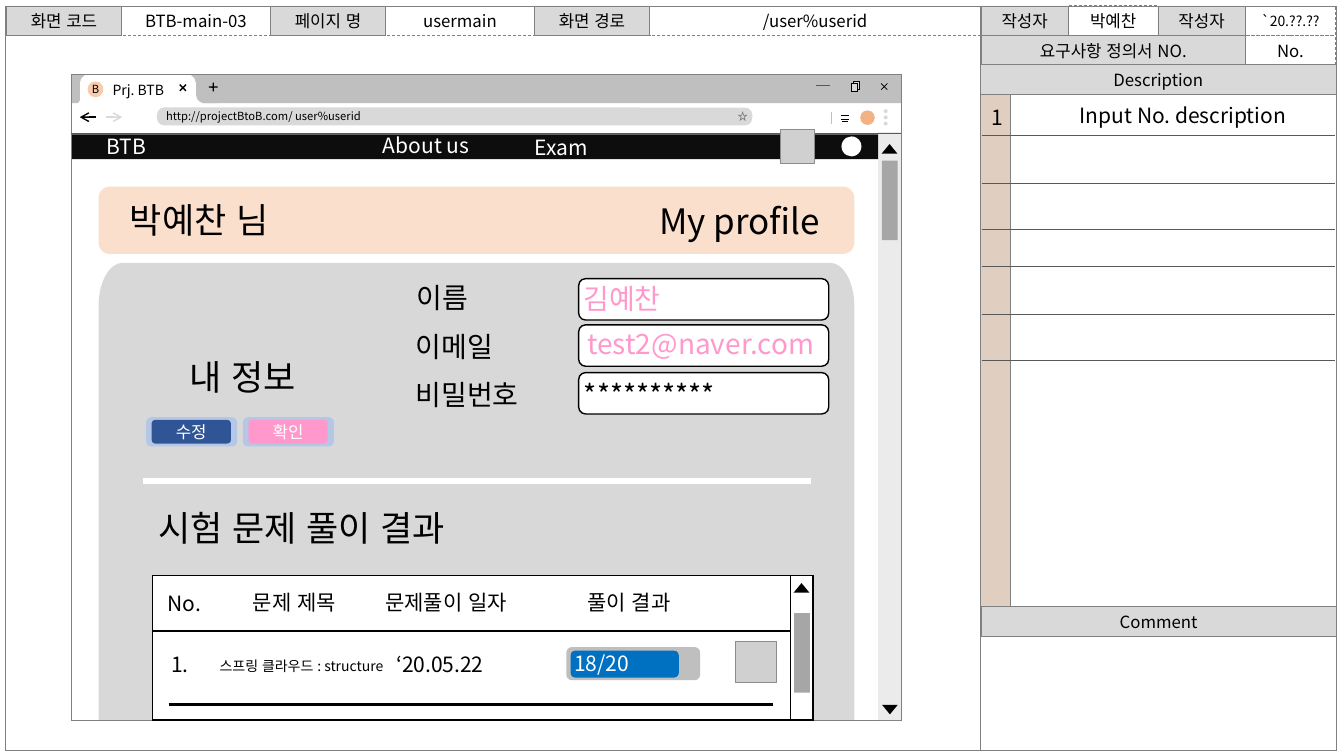
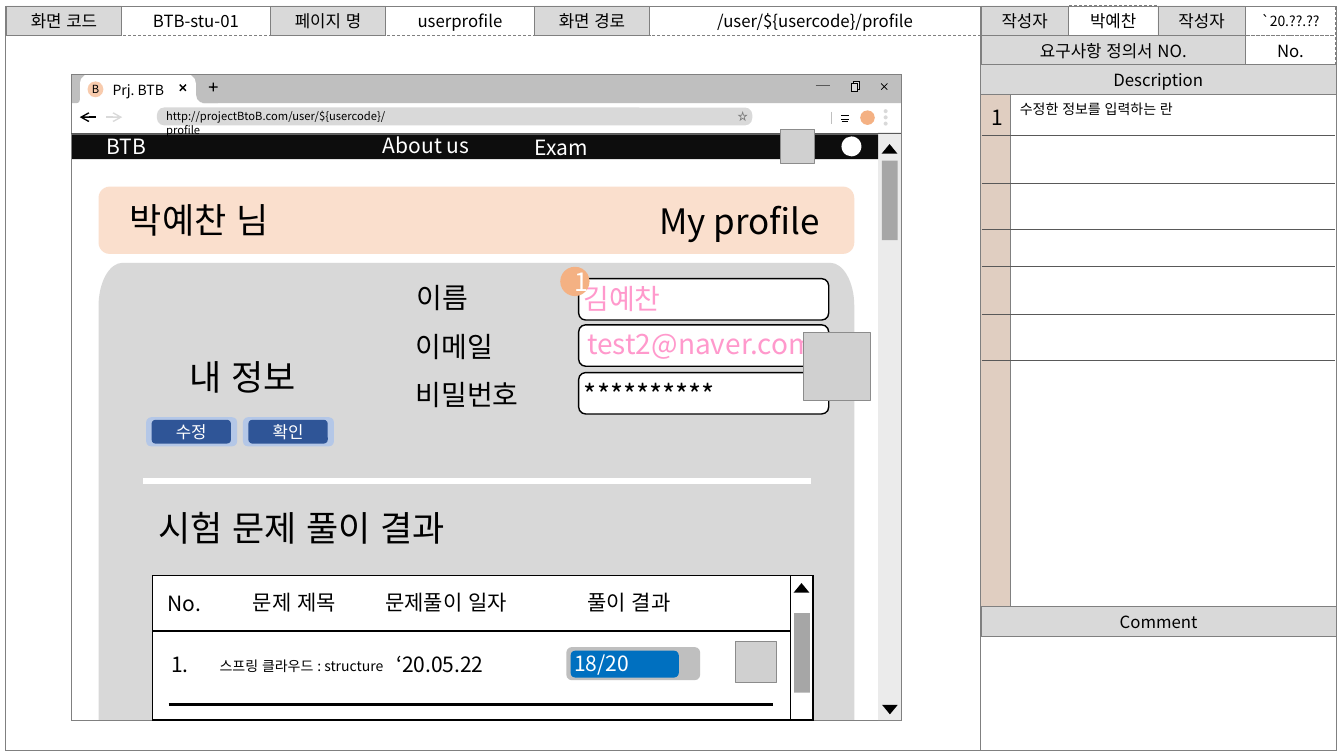
Before and after one commit to PYC1080/MSA_Mentoring, a slide deck: slide 25 of project/BtoB_Storyboard.pptx. Drawn at 1344x756 pixels with LibreOffice and Linux fonts; fonts in the diff are those of the drawing; grey boxes stand for pictures; background and template pictures are left out. Boxes give left, top, right and bottom in pixels: in the first picture for what was removed or moved away, otherwise in the second. Text is boxed around its words. In the diff, an @@ line names an element or a change of style, - is before the commit and + after.

```diff
--- a/project/BtoB_Storyboard.pptx
+++ b/project/BtoB_Storyboard.pptx
@@ text in rectangle at <box>153,14,239,28</box>: text changed @@
-BTB-main-03
+BTB-stu-01
@@ text in rectangle at <box>418,13,503,31</box>: text changed @@
-usermain
+userprofile
@@ text in rectangle at <box>717,13,913,31</box>: text changed @@
-/user%userid
+/user/${usercode}/profile
@@ text at <box>166,110,385,137</box>: text changed @@
-http://projectBtoB.com/ user%userid
+http://projectBtoB.com/user/${usercode}/profile
@@ text added at <box>1020,102,1173,115</box>, 10 pt, text #000000 @@
+수정한 정보를 입력하는 란
@@ text removed at <box>1080,106,1286,128</box> @@
-Input No. description
@@ ellipse added at <box>561,267,590,296</box>, fill #F4B183, 18 pt, text #FFFFFF @@
+1
@@ picture added at <box>804,333,871,400</box> @@
@@ rounded rectangle "확인" at <box>248,420,328,445</box>: fill #FF99CC to #2F5597 @@
```
Also in this commit, not shown: 47 other slides changed, 38 slides added, 8 slides removed.
